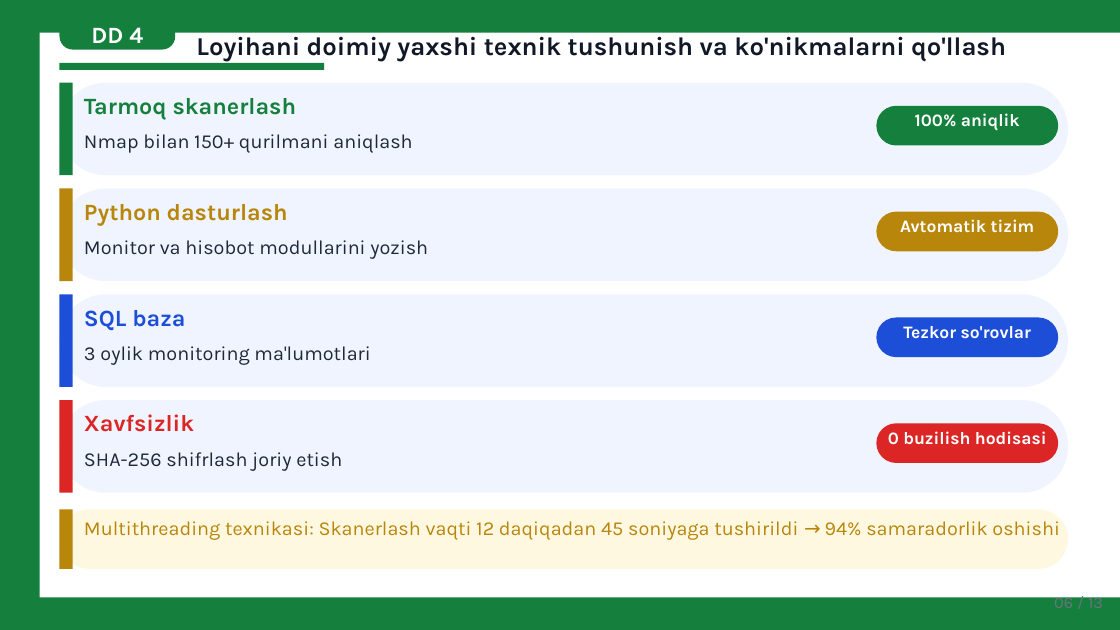
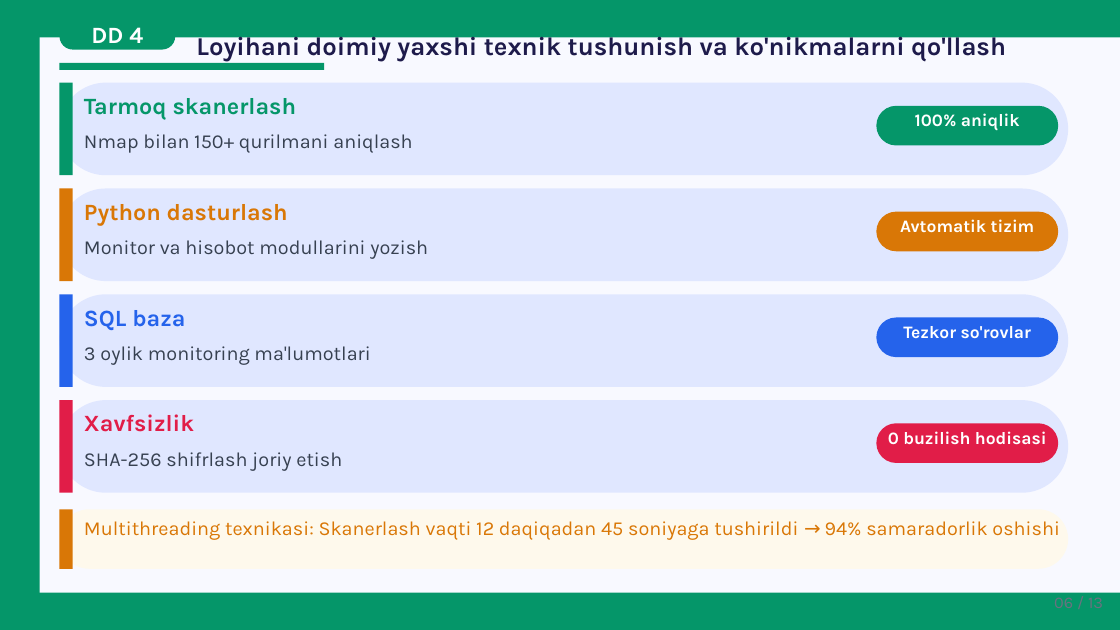
Before and after one commit to safarovman/paket-, a slide deck: slide 6 of loyiha_ishi.pptx. Drawn at 1120x630 pixels with LibreOffice and Linux fonts; fonts in the diff are those of the drawing. Boxes give left, top, right and bottom in pixels: in the first picture for what was removed or moved away, otherwise in the second. Text is boxed around its words. In the diff, an @@ line names an element or a change of style, - is before the commit and + after.

Commit message:
Update: loyiha ishi - pastel/ochiq rang dizayn (ko'k, lavanda, krем tonlar)

```diff
--- a/loyiha_ishi.pptx
+++ b/loyiha_ishi.pptx
@@ background #FFFFFF to #F8F9FF @@
@@ rectangle: place and size @@
-rectangle at [0,0,1120,33]
+rectangle at [0,0,1120,37]
@@ text "Loyihani doimiy yaxshi texnik tushunish ..." at [196,32,1006,61]: text colour #111827 to #1E1B4B @@
@@ fill #15803D to #059669 in 8 elements at [0,0,39,630], [60,17,176,50], [60,63,324,70], [60,82,73,175], [876,106,1059,145], [0,0,1120,37], [0,593,1120,630], [0,37,14,592] @@
@@ rectangle: place and size @@
-rectangle at [0,33,12,597]
+rectangle at [0,37,14,592]
@@ text "Tarmoq skanerlash" at [84,98,297,119]: text colour #15803D to #059669 @@
@@ text "Python dasturlash" at [84,204,288,225]: text colour #B8860B to #D97706 @@
@@ rectangle at [60,294,73,386]: fill #1D4ED8 to #2563EB @@
@@ text "SQL baza" at [84,310,185,330]: text colour #1D4ED8 to #2563EB @@
@@ rounded rectangle at [876,318,1059,357]: fill #1D4ED8 to #2563EB @@
@@ rectangle at [60,400,73,492]: fill #DC2626 to #E11D48 @@
@@ fill #F0F4FF to #E0E7FF in 4 elements at [60,82,1069,175], [60,188,1069,281], [60,294,1069,386], [60,400,1069,492] @@
@@ text "Xavfsizlik" at [84,414,194,432]: text colour #DC2626 to #E11D48 @@
@@ text colour #1F2937 to #374151 in 4 elements at [84,134,412,153], [84,240,428,259], [84,346,370,365], [84,452,342,471] @@
@@ rounded rectangle at [876,423,1059,463]: fill #DC2626 to #E11D48 @@
@@ fill #B8860B to #D97706 in 3 elements at [60,188,73,281], [876,212,1059,251], [60,509,73,569] @@
@@ rounded rectangle at [60,509,1069,569]: fill #FFF8E1 to #FEF9EC @@
@@ text "Multithreading texnikasi: Skanerlash vaqti 12 ..." at [84,521,1060,540]: text colour #B8860B to #D97706 @@
@@ rectangle: place and size @@
-rectangle at [0,597,1120,630]
+rectangle at [0,593,1120,630]
```
Also in this commit, not shown: 12 other slides changed.
